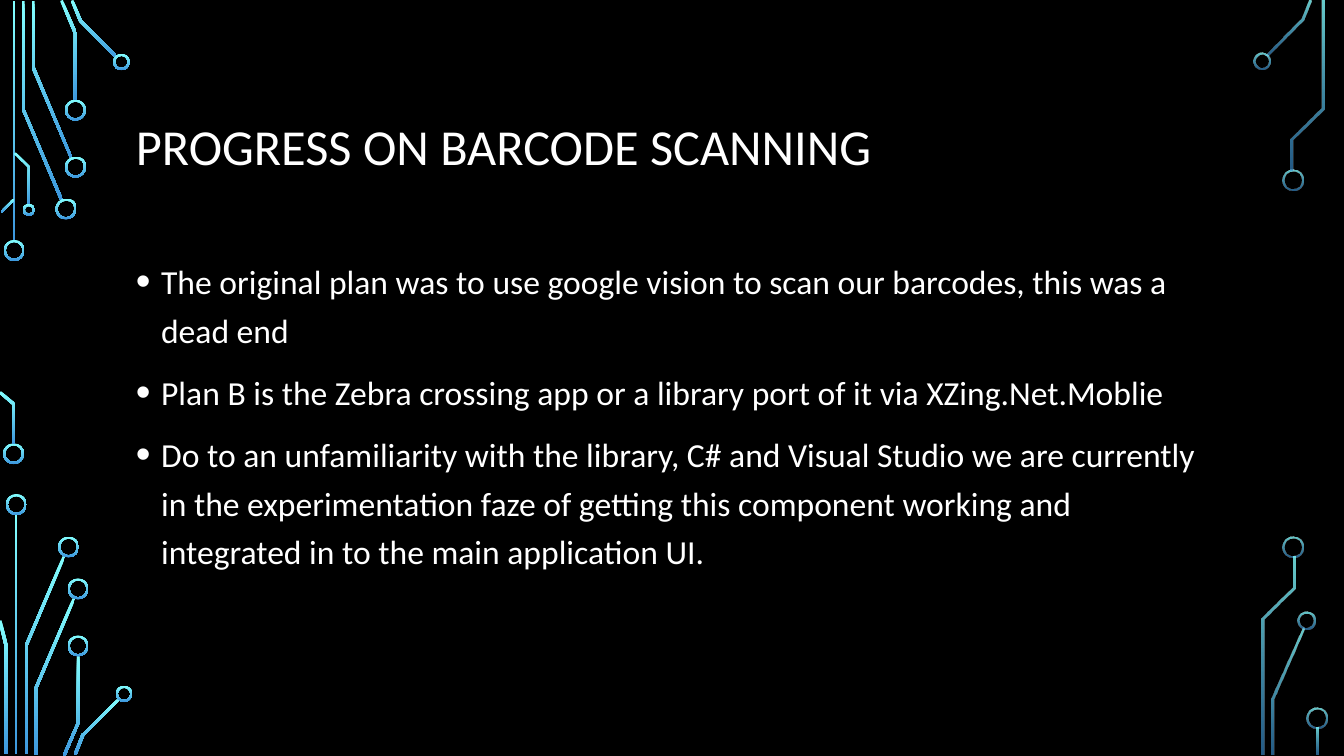
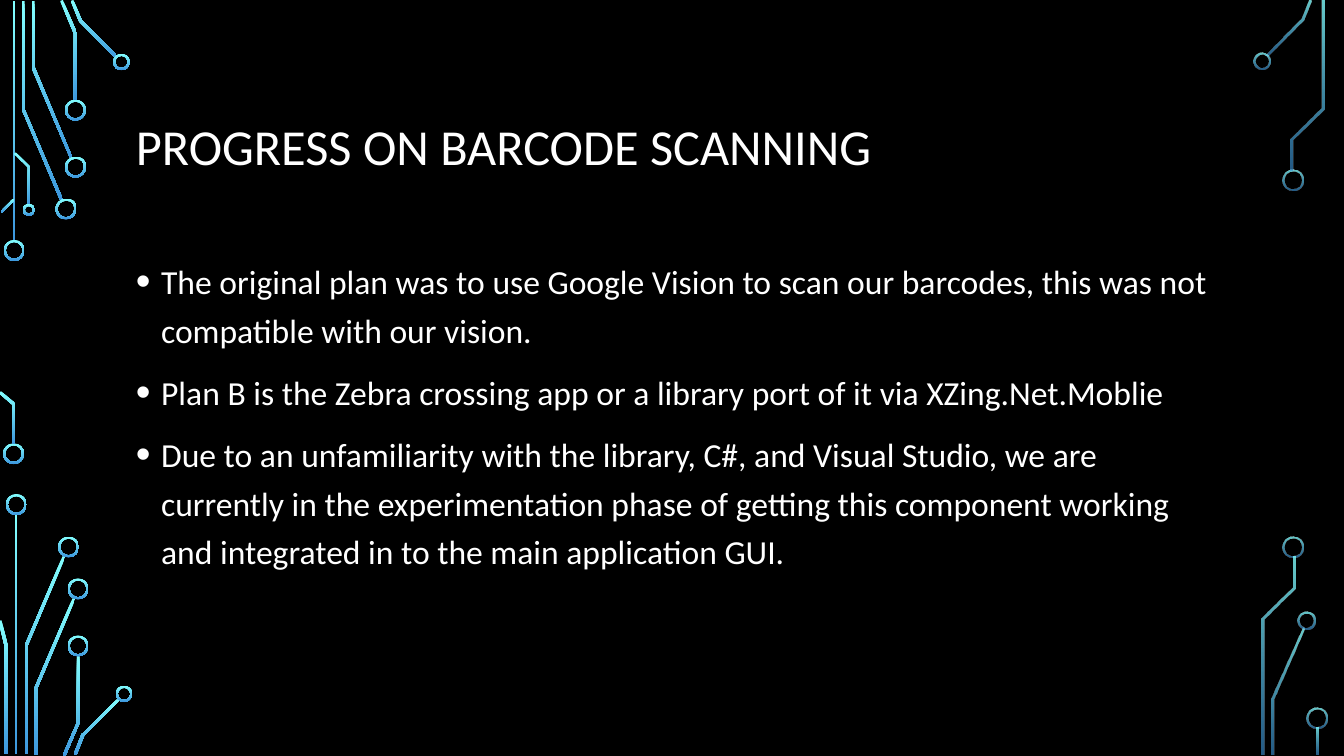
Before and after one commit to frozenNodak/InventoryManagement491, a slide deck: slide 6 of Inventory Management System demo draft.pptx. Drawn at 1344x756 pixels with LibreOffice and Linux fonts; fonts in the diff are those of the drawing; background and template pictures are left out. Boxes give left, top, right and bottom in pixels: in the first picture for what was removed or moved away, otherwise in the second. Text is boxed around its words. In the diff, an @@ line names an element or a change of style, - is before the commit and + after.

Commit message:
final version

```diff
--- a/Inventory Management System demo draft.pptx
+++ b/Inventory Management System demo draft.pptx
@@ text at [161, 270, 1207, 349]: text changed @@
-• The original plan was to use google vision to scan our barcodes, this was a dead end
+• The original plan was to use Google Vision to scan our barcodes, this was not compatible with our vision.
@@ text at [161, 443, 1169, 570]: text changed @@
-• Do to an unfamiliarity with the library, C# and Visual Studio we are currently in the experimentation faze of getting this component working and integrated in to the main application UI.
+• Due to an unfamiliarity with the library, C#, and Visual Studio, we are currently in the experimentation phase of getting this component working and integrated in to the main application GUI.
```
Also in this commit, not shown: 6 other slides changed.
